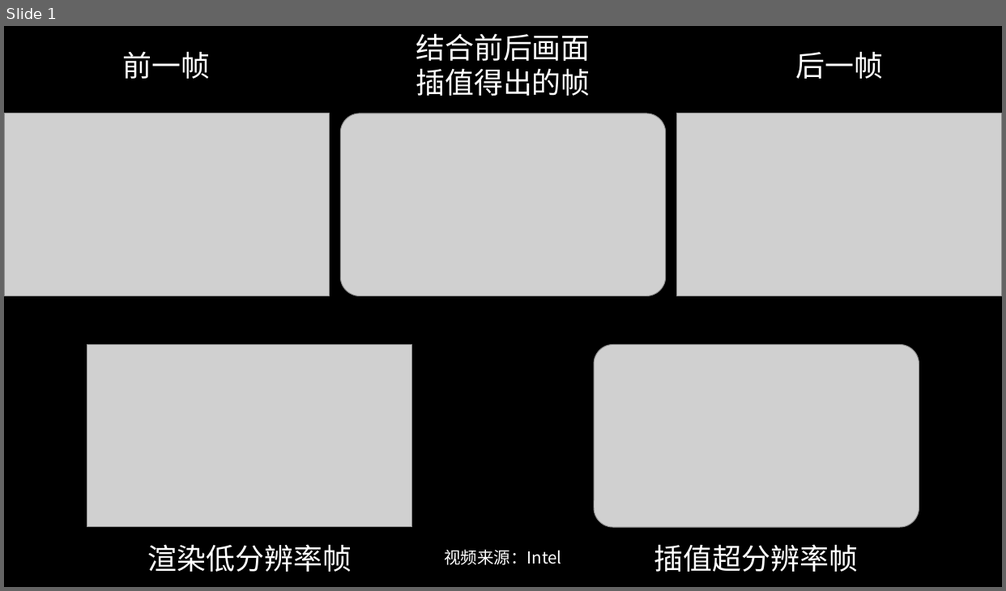
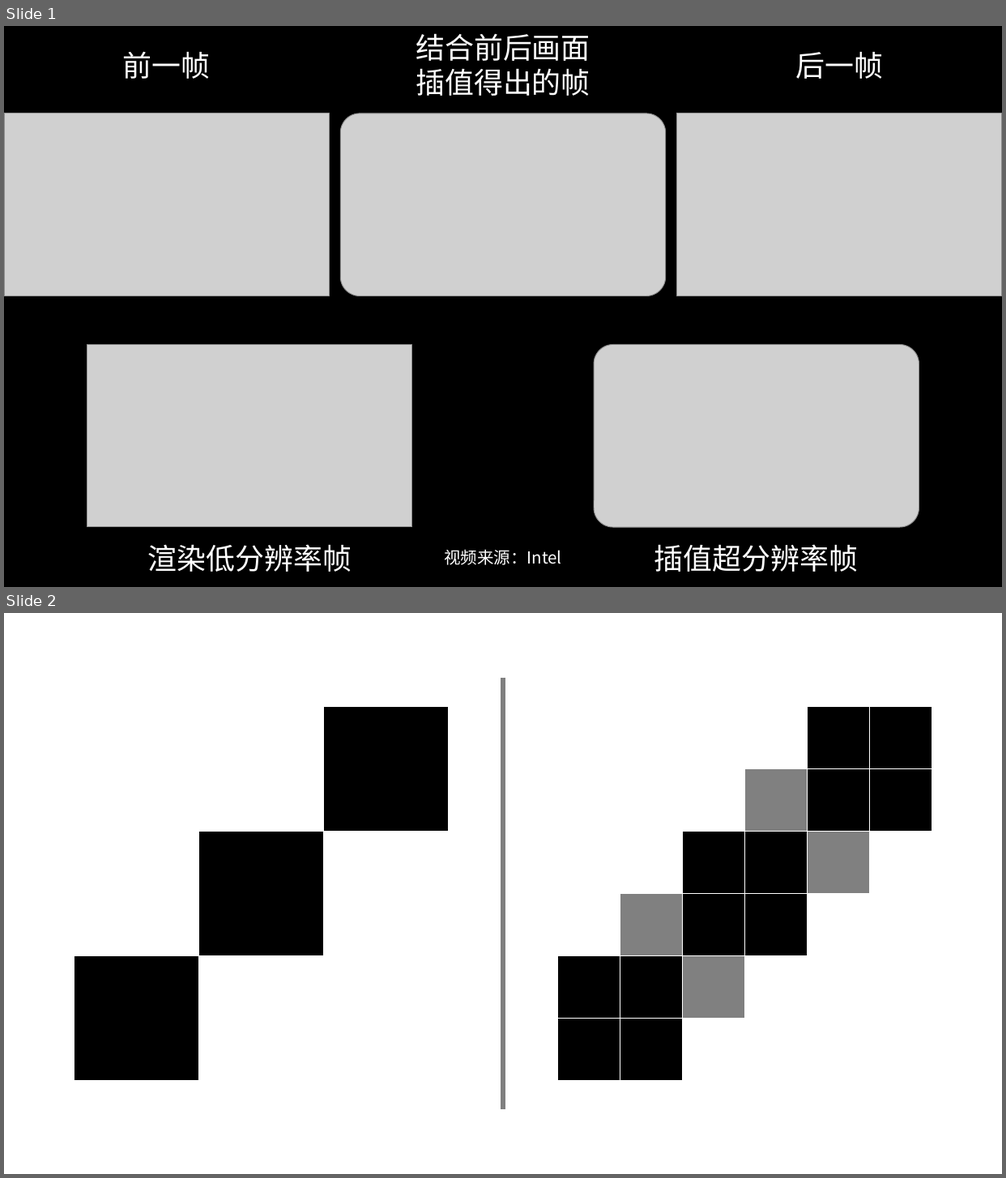
Before and after one commit to darrindeyoung791/NA_class_thesis, a slide deck: res/img/Edit.pptx. Shown one above the other, each under a label of ours: slide 1 before the commit, slides 1 and 2 after it. The pictures are 1006x591 and 1006x1178 pixels, drawn with LibreOffice and Linux fonts; fonts in the diff are those of the drawing; grey boxes stand for pictures. Boxes give left, top, right and bottom in pixels: in the first picture for what was removed or moved away, otherwise in the second. Text is boxed around its words. In the diff, an @@ line names an element or a change of style, - is before the commit and + after.

```diff
--- a/res/img/Edit.pptx
+++ b/res/img/Edit.pptx
@@ slide 2 added at <box>4,613,1002,1174</box>, background #FFFFFF @@
@@ line added from (503, 677) to (503, 1110), #808080 5 pt @@
@@ table added at <box>74,707,449,1081</box>, 3 rows, 3 columns @@
+ |  | 
+ |  | 
+ |  | 
@@ table added at <box>558,707,931,1081</box>, 6 rows, 6 columns @@
+ |  |  |  |  | 
+ |  |  |  |  | 
+ |  |  |  |  | 
+ |  |  |  |  | 
+ |  |  |  |  | 
+ |  |  |  |  | 
```
Also in this commit, not shown: 1 other slide added, 1 slide removed, 4 other files.
